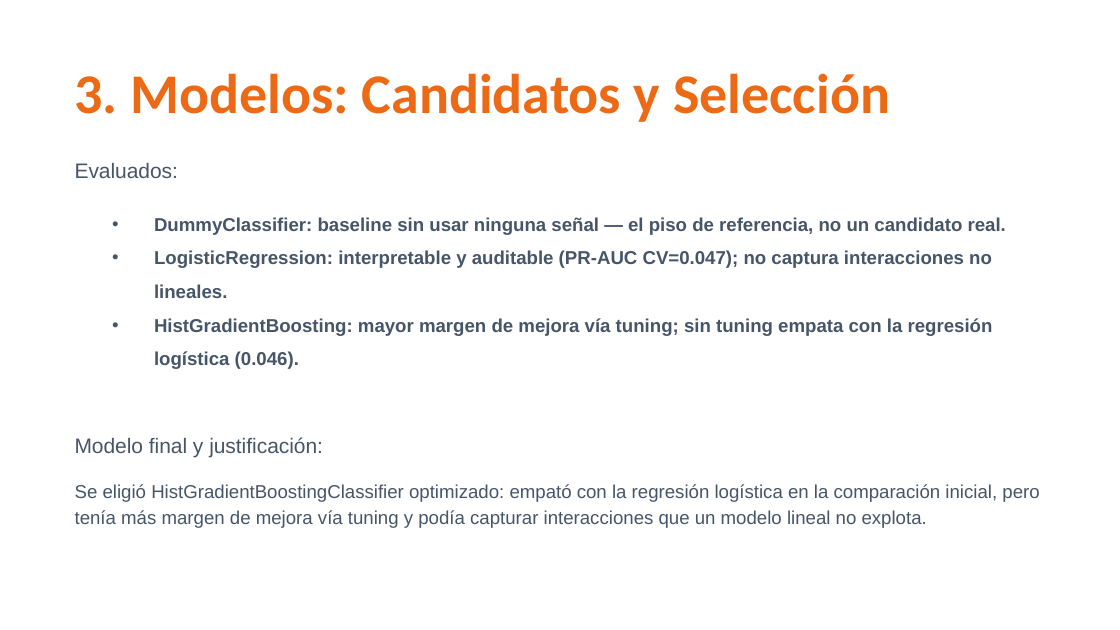
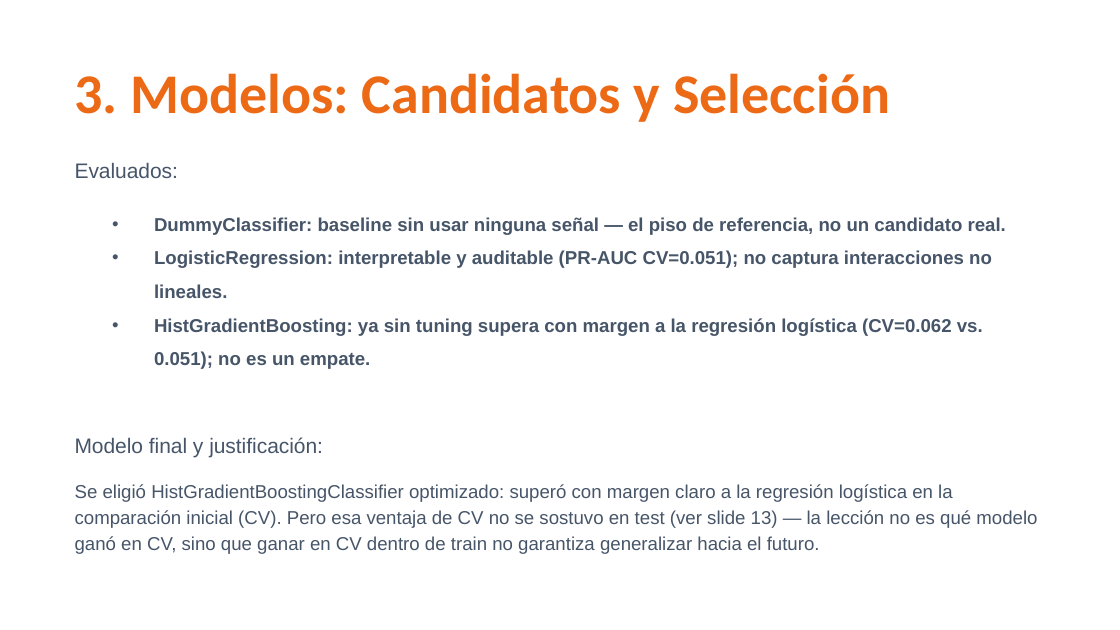
Before and after one commit to alexanderbaidal/ucg-olist-repeat-purchase-prediction, a slide deck: slide 11 of docs/Defensa_ShopMart_Olist.pptx. Drawn at 1120x630 pixels with LibreOffice and Linux fonts; fonts in the diff are those of the drawing; background and template pictures are left out. Boxes give left, top, right and bottom in pixels: in the first picture for what was removed or moved away, otherwise in the second. Text is boxed around its words. In the diff, an @@ line names an element or a change of style, - is before the commit and + after.

```diff
--- a/docs/Defensa_ShopMart_Olist.pptx
+++ b/docs/Defensa_ShopMart_Olist.pptx
@@ text at (x1=154, y1=250, x2=992, y2=369): text changed @@
-• LogisticRegression: interpretable y auditable (PR-AUC CV=0.047); no captura interacciones no lineales.
-• HistGradientBoosting: mayor margen de mejora vía tuning; sin tuning empata con la regresión logística (0.046).
+• LogisticRegression: interpretable y auditable (PR-AUC CV=0.051); no captura interacciones no lineales.
+• HistGradientBoosting: ya sin tuning supera con margen a la regresión logística (CV=0.062 vs. 0.051); no es un empate.
@@ text at (x1=75, y1=484, x2=1037, y2=554): text changed @@
-Se eligió HistGradientBoostingClassifier optimizado: empató con la regresión logística en la comparación inicial, pero tenía más margen de mejora vía tuning y podía capturar interacciones que un modelo lineal no explota.
+Se eligió HistGradientBoostingClassifier optimizado: superó con margen claro a la regresión logística en la comparación inicial (CV). Pero esa ventaja de CV no se sostuvo en test (ver slide 13) — la lección no es qué modelo ganó en CV, sino que ganar en CV dentro de train no garantiza generalizar hacia el futuro.
```
Also in this commit, not shown: 5 other slides changed, 24 other files.
